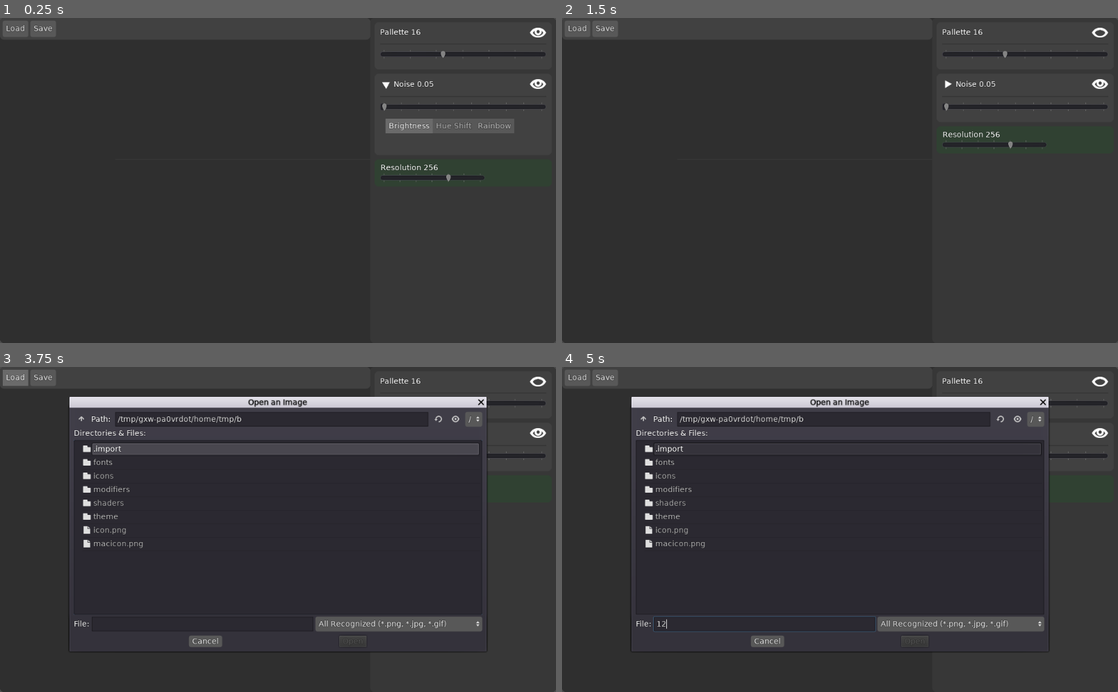
Above: before the commit, frames 1-4 (two rows, left to right).
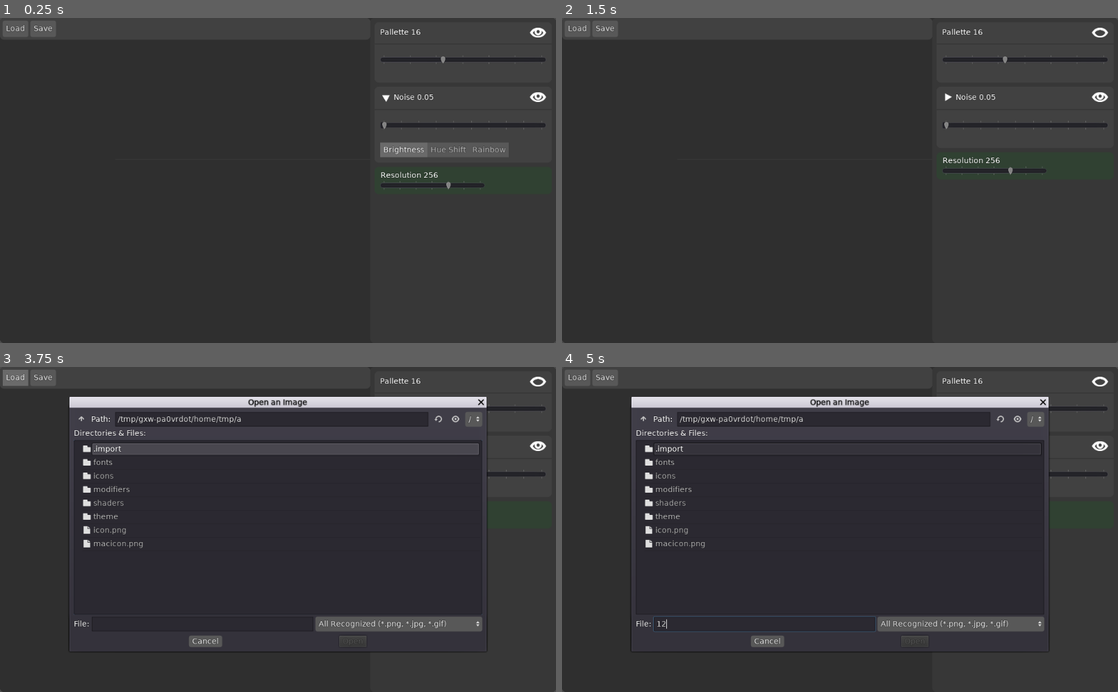
Above: after the commit, the same moments.

Repository: jackaperkins/texrex
Game: Godot game, scene res://main.tscn
Two runs of this game, one before a commit and one after it. Both use one fixed random seed, a clock stepped at 60 frames per second and the inputs below. The engine's default icon, where the game draws it, is replaced by a stand-in: a white triangle on a blue panel in a dark square.
Inputs (mouse positions are in pixels of both pictures, inside the frame that each line leads up to; where the layout moved, square brackets give the same spot in the first picture):
- Up to frame 1 (0.25 s): no input
- Up to frame 2 (1.5 s): click (945, 96) [945, 83] at 0.5 s; click (1101, 31) at 1.27 s
- Up to frame 3 (3.75 s): click (539, 380) at 2.02 s; click (539, 380) at 2.77 s; click "Load" at 3.5 s
- Up to frame 4 (5 s): click (762, 623) at 4.27 s; type "12" at 4.35 s

The runs differ from the first frame. In frame 1, 3.3% of the frame differs, in the area x 68-99%, y 9-53%; in frame 2, 2.0%; in frame 3, 0.6%; in frame 4, 0.6%.

Commit message:
fix margins in modifiers

Diff:
--- a/texrex/main.tscn
+++ b/texrex/main.tscn
@@ -154,7 +154,7 @@
 anchor_bottom = 0.0
 margin_top = 116.0
 margin_right = 326.0
-margin_bottom = 240.0
+margin_bottom = 180.0
 
 [node name="open_file_dialog" type="FileDialog" parent="."]
 margin_left = 141.776
--- a/texrex/modifiers/modifier.gd
+++ b/texrex/modifiers/modifier.gd
@@ -10,7 +10,7 @@
 var modulate_color
 var glow = 0
 
-onready var secondary = $Main/Secondary
+onready var secondary = $Main/MarginContainer3/Secondary
 
 # UI stuff
 func _process(delta):
@@ -19,29 +19,29 @@
 
 func add_primary_child(node:Node):
 	node.get_parent().remove_child(node)
-	$Main/Primary.add_child(node)
+	$Main/MarginContainer2/Primary.add_child(node)
 
 func add_secondary_child(node:Node):
 	node.get_parent().remove_child(node)
-	$Main/Secondary/VBox.add_child(node)
+	$Main/MarginContainer3/Secondary/VBox.add_child(node)
 
 func clear_placeholders():
-	for child in $Main/Primary.get_children():
+	for child in $Main/MarginContainer2/Primary.get_children():
 		child.queue_free()
 
-	for child in $Main/Secondary/VBox.get_children():
+	for child in $Main/MarginContainer3/Secondary/VBox.get_children():
 		child.queue_free()
 
 func set_secondary_visible(value):
-	$Main/Secondary.visible = value
-	$Main/Title/ShowSecondary.pressed = value
+	$Main/MarginContainer3/Secondary.visible = value
+	$Main/MarginContainer/Title/ShowSecondary.pressed = value
 
 func hide_secondary_toggle():
-	$Main/Secondary.visible = false
-	$Main/Title/ShowSecondary.visible = false
+	$Main/MarginContainer3/Secondary.visible = false
+	$Main/MarginContainer/Title/ShowSecondary.visible = false
 
 func set_label(text:String):
-	$Main/Title/Label.text = text
+	$Main/MarginContainer/Title/Label.text = text
 
 # Called when the node enters the scene tree for the first time.
 func _ready():
@@ -50,8 +50,7 @@
 
 
 func _on_show_toggled(button_pressed):
-	$Main/Title/ShowSecondary
-	$Main/Secondary.visible = button_pressed
+	$Main/MarginContainer3/Secondary.visible = button_pressed
 
 func _on_skip_toggled(button_pressed):
 	print('skip toggled ' + String(button_pressed))
--- a/texrex/modifiers/modifier_base.tscn
+++ b/texrex/modifiers/modifier_base.tscn
@@ -20,22 +20,29 @@
 }
 
 [node name="Main" type="VBoxContainer" parent="."]
-margin_left = 10.0
-margin_top = 10.0
-margin_right = 1014.0
-margin_bottom = 104.0
+margin_right = 1024.0
+margin_bottom = 114.0
 size_flags_vertical = 3
 theme = ExtResource( 6 )
 __meta__ = {
 "_edit_use_anchors_": false
 }
 
-[node name="Title" type="HBoxContainer" parent="Main"]
-margin_right = 1004.0
-margin_bottom = 37.0
+[node name="MarginContainer" type="MarginContainer" parent="Main"]
+margin_right = 1024.0
+margin_bottom = 47.0
+custom_constants/margin_right = 10
+custom_constants/margin_top = 10
+custom_constants/margin_left = 10
+
+[node name="Title" type="HBoxContainer" parent="Main/MarginContainer"]
+margin_left = 10.0
+margin_top = 10.0
+margin_right = 1014.0
+margin_bottom = 47.0
 size_flags_vertical = 0
 
-[node name="ShowSecondary" type="TextureButton" parent="Main/Title"]
+[node name="ShowSecondary" type="TextureButton" parent="Main/MarginContainer/Title"]
 margin_right = 21.0
 margin_bottom = 37.0
 mouse_default_cursor_shape = 2
@@ -45,7 +52,7 @@
 texture_pressed = ExtResource( 5 )
 stretch_mode = 2
 
-[node name="Label" type="Label" parent="Main/Title"]
+[node name="Label" type="Label" parent="Main/MarginContainer/Title"]
 margin_left = 25.0
 margin_right = 85.0
 margin_bottom = 37.0
@@ -58,7 +65,7 @@
 "_edit_use_anchors_": false
 }
 
-[node name="Skip" type="TextureButton" parent="Main/Title"]
+[node name="Skip" type="TextureButton" parent="Main/MarginContainer/Title"]
 margin_left = 974.0
 margin_right = 1004.0
 margin_bottom = 37.0
@@ -73,26 +80,42 @@
 }
 
 [node name="VSeparator" type="HSeparator" parent="Main"]
-margin_top = 41.0
-margin_right = 1004.0
-margin_bottom = 56.0
+margin_top = 51.0
+margin_right = 1024.0
+margin_bottom = 66.0
 
-[node name="Primary" type="VBoxContainer" parent="Main"]
-margin_top = 60.0
-margin_right = 1004.0
-margin_bottom = 60.0
+[node name="MarginContainer2" type="MarginContainer" parent="Main"]
+margin_top = 70.0
+margin_right = 1024.0
+margin_bottom = 80.0
+custom_constants/margin_right = 10
+custom_constants/margin_top = 10
+custom_constants/margin_left = 10
 
-[node name="Secondary" type="PanelContainer" parent="Main"]
-margin_top = 64.0
-margin_right = 1004.0
-margin_bottom = 94.0
+[node name="Primary" type="VBoxContainer" parent="Main/MarginContainer2"]
+margin_left = 10.0
+margin_top = 10.0
+margin_right = 1014.0
+margin_bottom = 10.0
+
+[node name="MarginContainer3" type="MarginContainer" parent="Main"]
+margin_top = 84.0
+margin_right = 1024.0
+margin_bottom = 114.0
+custom_constants/margin_right = 10
+custom_constants/margin_top = 20
+custom_constants/margin_left = 10
+custom_constants/margin_bottom = 10
+
+[node name="Secondary" type="PanelContainer" parent="Main/MarginContainer3"]
+margin_left = 10.0
+margin_top = 20.0
+margin_right = 1014.0
+margin_bottom = 20.0
 theme = ExtResource( 6 )
 
-[node name="VBox" type="VBoxContainer" parent="Main/Secondary"]
-margin_left = 10.0
-margin_top = 10.0
-margin_right = 994.0
-margin_bottom = 10.0
+[node name="VBox" type="VBoxContainer" parent="Main/MarginContainer3/Secondary"]
+margin_right = 1004.0
 
-[connection signal="toggled" from="Main/Title/ShowSecondary" to="." method="_on_show_toggled"]
-[connection signal="toggled" from="Main/Title/Skip" to="." method="_on_skip_toggled"]
+[connection signal="toggled" from="Main/MarginContainer/Title/ShowSecondary" to="." method="_on_show_toggled"]
+[connection signal="toggled" from="Main/MarginContainer/Title/Skip" to="." method="_on_skip_toggled"]
--- a/texrex/theme/panel_styleboxflat.tres
+++ b/texrex/theme/panel_styleboxflat.tres
@@ -1,10 +1,10 @@
 [gd_resource type="StyleBoxFlat" format=2]
 
 [resource]
-content_margin_left = 10.0
-content_margin_right = 10.0
-content_margin_top = 10.0
-content_margin_bottom = 20.0
+content_margin_left = 0.0
+content_margin_right = 0.0
+content_margin_top = 0.0
+content_margin_bottom = 0.0
 bg_color = Color( 0.258824, 0.258824, 0.258824, 1 )
 corner_radius_top_left = 8
 corner_radius_top_right = 8
Not shown: 4 places in texrex/theme/main_theme.tres that only renumber resources
